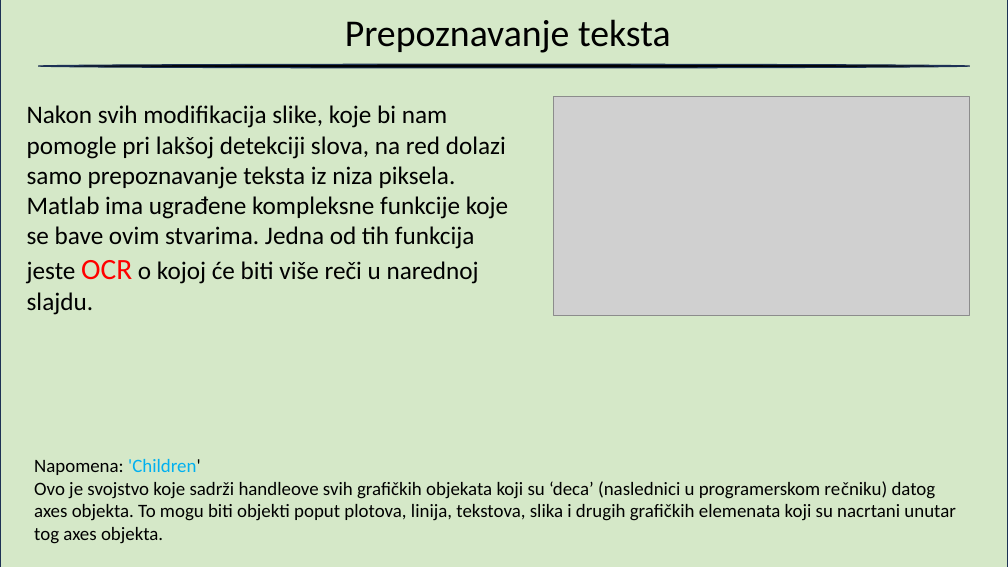
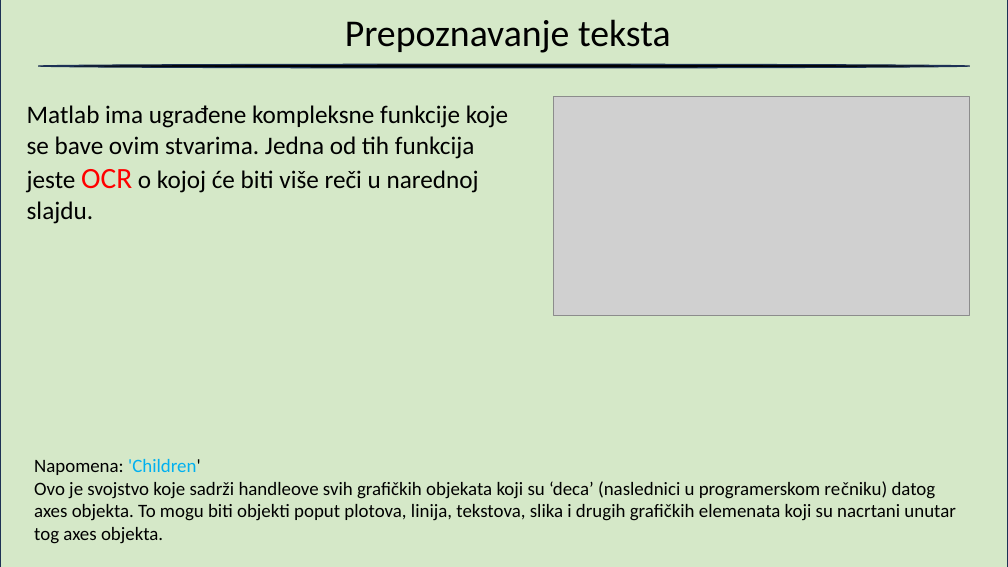
Before and after one commit to blizanac76/RegistrationNumberRecognition, a slide deck: slide 15 of Prepoznavanje.pptx. Drawn at 1008x567 pixels with LibreOffice and Linux fonts; fonts in the diff are those of the drawing; grey boxes stand for pictures; background and template pictures are left out. Boxes give left, top, right and bottom in pixels: in the first picture for what was removed or moved away, otherwise in the second. Text is boxed around its words. In the diff, an @@ line names an element or a change of style, - is before the commit and + after.

```diff
--- a/Prepoznavanje.pptx
+++ b/Prepoznavanje.pptx
@@ text at box(27, 105, 508, 224): text changed @@
-Nakon svih modifikacija slike, koje bi nam pomogle pri lakšoj detekciji slova, na red dolazi samo prepoznavanje teksta iz niza piksela. Matlab ima ugrađene kompleksne funkcije koje se bave ovim stvarima. Jedna od tih funkcija jeste OCR o kojoj će biti više reči u narednoj slajdu.
+Matlab ima ugrađene kompleksne funkcije koje se bave ovim stvarima. Jedna od tih funkcija jeste OCR o kojoj će biti više reči u narednoj slajdu.
```
Also in this commit, not shown: 11 other slides changed, 1 slide removed.
